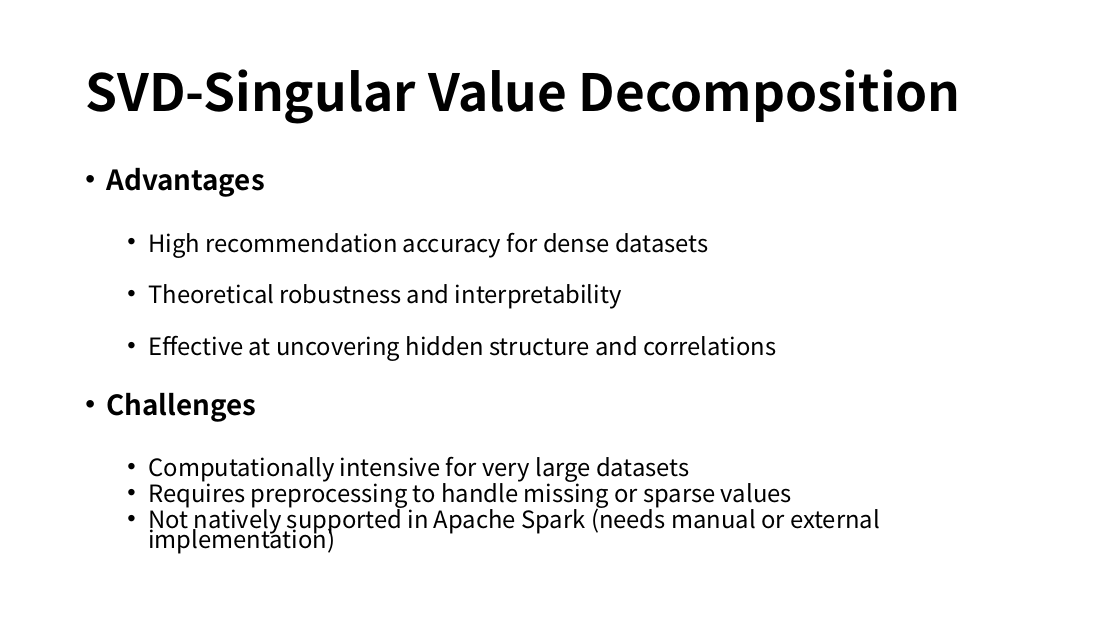
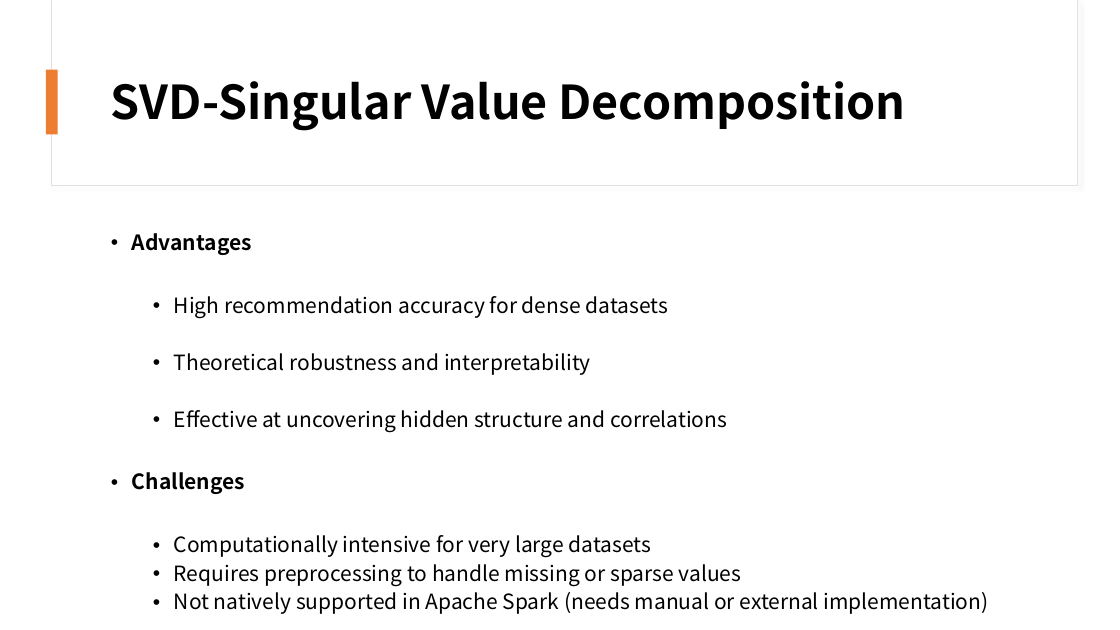
Before and after one commit to susie682/752-project, a slide deck: slide 12 of Commerce Product Recommendation with Spark ML-PPT.pptx. Drawn at 1120x630 pixels with LibreOffice and Linux fonts; fonts in the diff are those of the drawing. Boxes give left, top, right and bottom in pixels: in the first picture for what was removed or moved away, otherwise in the second. Text is boxed around its words. In the diff, an @@ line names an element or a change of style, - is before the commit and + after.

Commit message:
Updated Spark MLIB Part

```diff
--- a/Commerce Product Recommendation with Spark ML-PPT.pptx
+++ b/Commerce Product Recommendation with Spark ML-PPT.pptx
@@ rectangle added at [51, 0, 1077, 186], fill #FFFFFF, outline #E1E1E1 0.75 pt @@
@@ rectangle added at [52, 0, 1077, 185], fill #FFFFFF @@
@@ title "SVD-Singular Value Decomposition": place and size @@
-title "SVD-Singular Value Decomposition" at [85, 69, 961, 124]
+title "SVD-Singular Value Decomposition" at [111, 81, 906, 131]
@@ title "SVD-Singular Value Decomposition" at [111, 81, 906, 131]: size 44 to 40 pt @@
@@ rectangle added at [46, 70, 58, 134], fill #ED7D31 @@
@@ text "Advantages": place and size @@
-text "Advantages" at [106, 167, 880, 554]
+text "Advantages" at [132, 233, 989, 614]
@@ text "Advantages" at [132, 233, 989, 614]: size 23.8 to 18 pt in "Advantages", "Challenges"; size 20.4 to 18 pt; line spacing 0.7 to 0.9 @@
```
Also in this commit, not shown: 10 other slides changed, 4 slides added, 6 slides removed.
